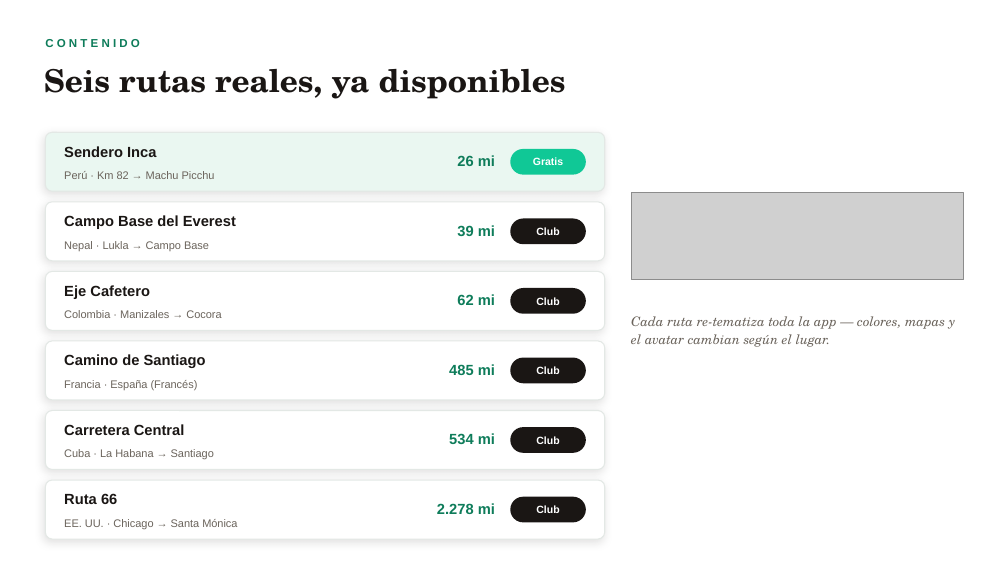
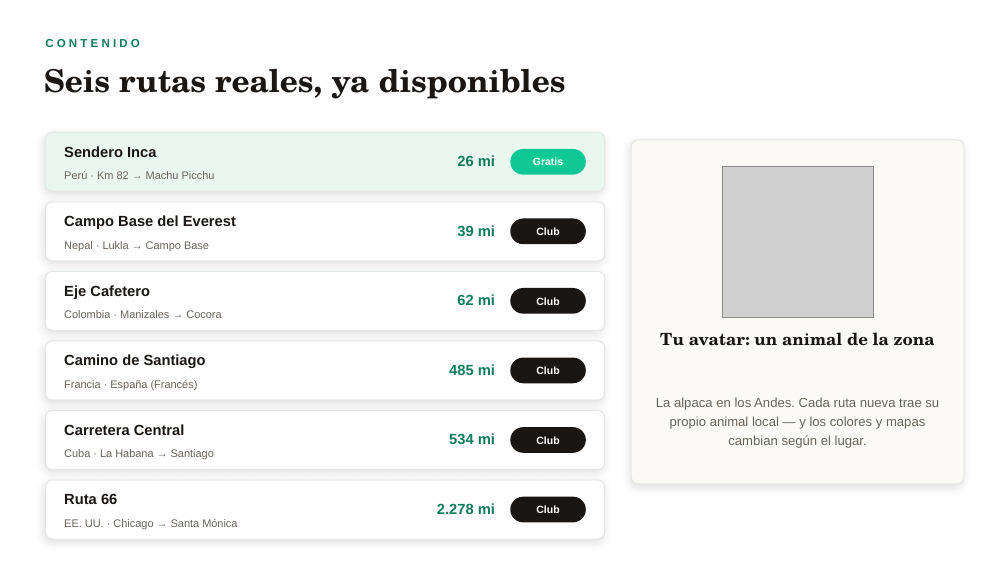
Before and after one commit to Dre-cortadito/Pasos, a slide deck: slide 4 of Pasos-Presentacion-ES.pptx. Drawn at 1008x567 pixels with LibreOffice and Linux fonts; fonts in the diff are those of the drawing; grey boxes stand for pictures. Boxes give left, top, right and bottom in pixels: in the first picture for what was removed or moved away, otherwise in the second. Text is boxed around its words. In the diff, an @@ line names an element or a change of style, - is before the commit and + after.

```diff
--- a/Pasos-Presentacion-ES.pptx
+++ b/Pasos-Presentacion-ES.pptx
@@ rounded rectangle added at box(631, 140, 964, 484), fill #FBFAF6, outline #E3E8E5 1 pt @@
@@ picture added at box(722, 166, 873, 318) @@
@@ picture removed at box(631, 193, 964, 280) @@
@@ text removed at box(631, 316, 956, 347) @@
-Cada ruta re-tematiza toda la app — colores, mapas y el avatar cambian según el lugar.
@@ text added at box(660, 332, 935, 346), 16 pt, text #1A1614, bold @@
+Tu avatar: un animal de la zona
@@ text added at box(656, 397, 939, 448), 12.5 pt, text #6B645C @@
+La alpaca en los Andes. Cada ruta nueva trae su propio animal local — y los colores y mapas cambian según el lugar.
```
Also in this commit, not shown: 1 other slide changed, 1 other file.
